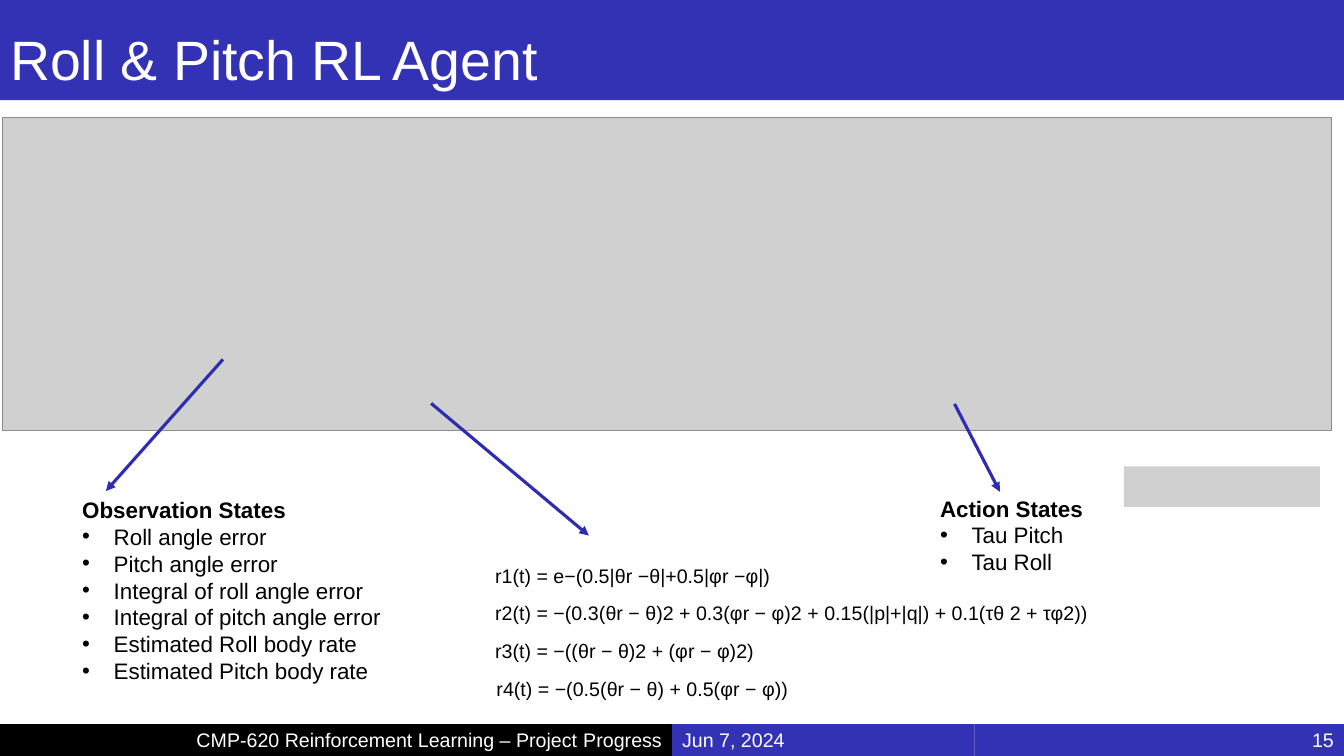
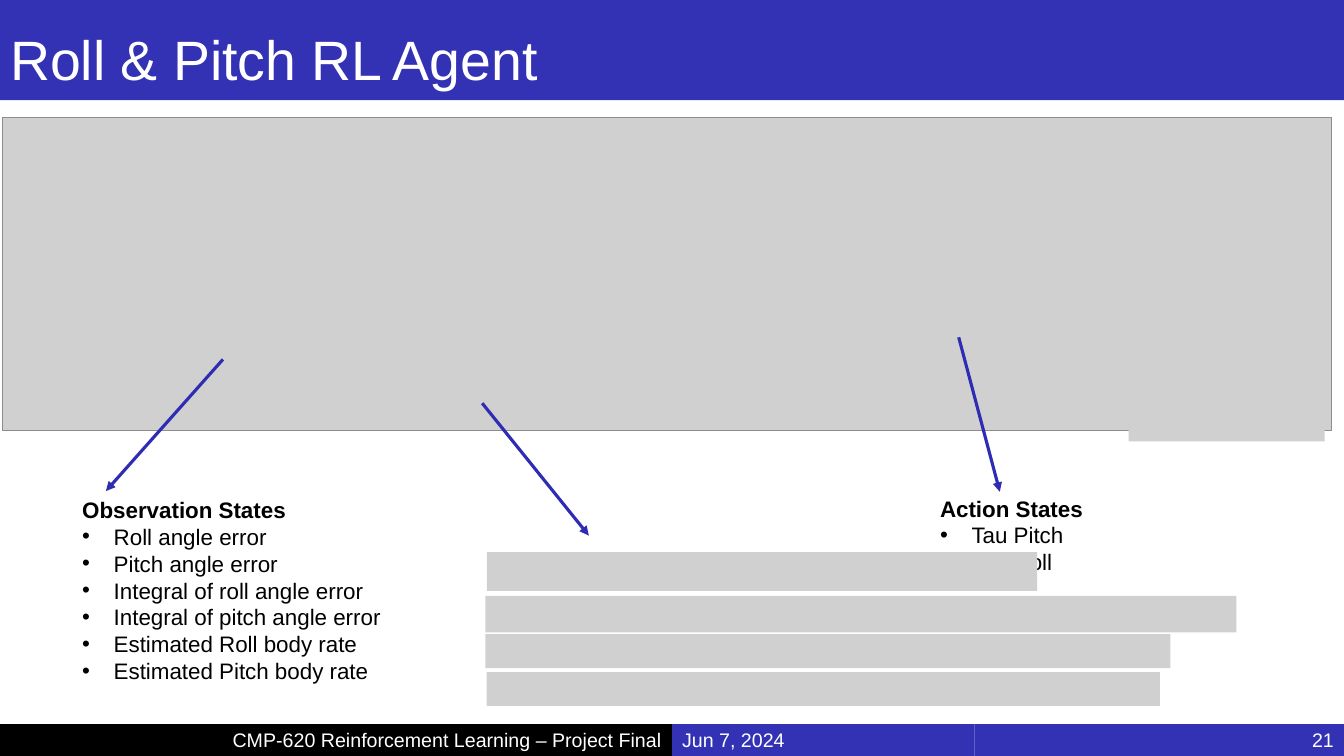
Before and after one commit to MucahidRidvanKaplan/ParrotQuadcopterRL, a slide deck: slide 21 of Presentations/Project_Final.pptx (slide 15 before the commit). Drawn at 1344x756 pixels with LibreOffice and Linux fonts; fonts in the diff are those of the drawing; grey boxes stand for pictures; background and template pictures are left out. Boxes give left, top, right and bottom in pixels: in the first picture for what was removed or moved away, otherwise in the second. Text is boxed around its words. In the diff, an @@ line names an element or a change of style, - is before the commit and + after.

```diff
--- a/Presentations/Project_Final.pptx
+++ b/Presentations/Project_Final.pptx
@@ arrow moved from (955, 404) - (1000, 492) to (959, 338) - (1000, 492) @@
@@ arrow moved from (432, 403) - (589, 535) to (482, 403) - (589, 535) @@
@@ picture added at [1129, 401, 1325, 442] @@
@@ picture removed at [1124, 467, 1320, 507] @@
@@ picture added at [487, 553, 1037, 591] @@
@@ text removed at [495, 568, 770, 587] @@
-r1(t) = e−(0.5|θr −θ|+0.5|φr −φ|)
@@ picture added at [485, 596, 1236, 632] @@
@@ text removed at [495, 605, 1087, 624] @@
-r2(t) = −(0.3(θr − θ)2 + 0.3(φr − φ)2 + 0.15(|p|+|q|) + 0.1(τθ 2 + τφ2))
@@ picture added at [485, 634, 1171, 668] @@
@@ text removed at [495, 643, 754, 662] @@
-r3(t) = −((θr − θ)2 + (φr − φ)2)
@@ picture added at [487, 673, 1160, 707] @@
@@ text removed at [496, 681, 788, 700] @@
-r4(t) = −(0.5(θr − θ) + 0.5(φr − φ))
@@ text in rectangle at [233, 732, 662, 751]: text changed @@
-CMP-620 Reinforcement Learning – Project Progress
+CMP-620 Reinforcement Learning – Project Final
@@ page number at [1312, 733, 1334, 747]: text changed @@
-15
+21
```
Also in this commit, not shown: 20 other slides changed, 8 slides added.
